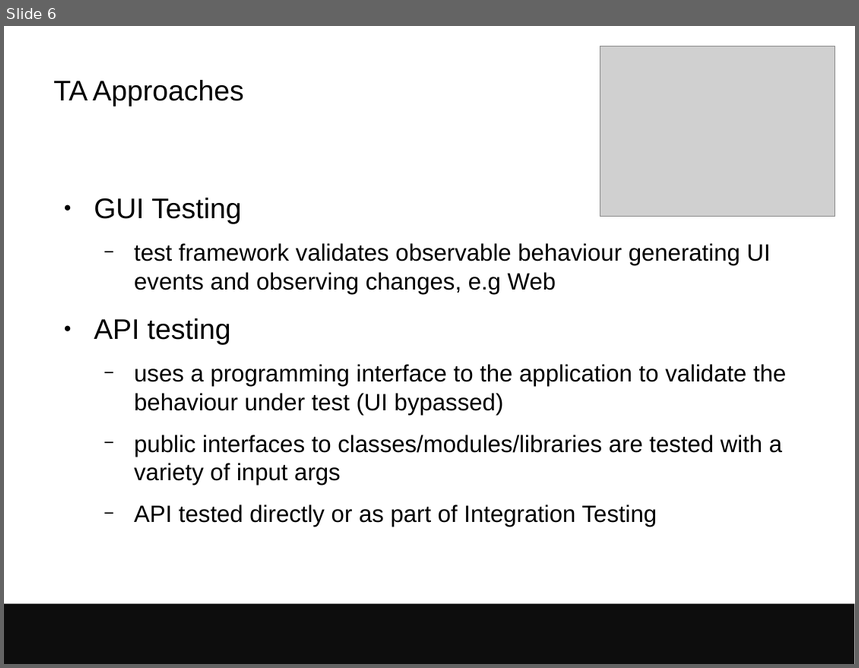
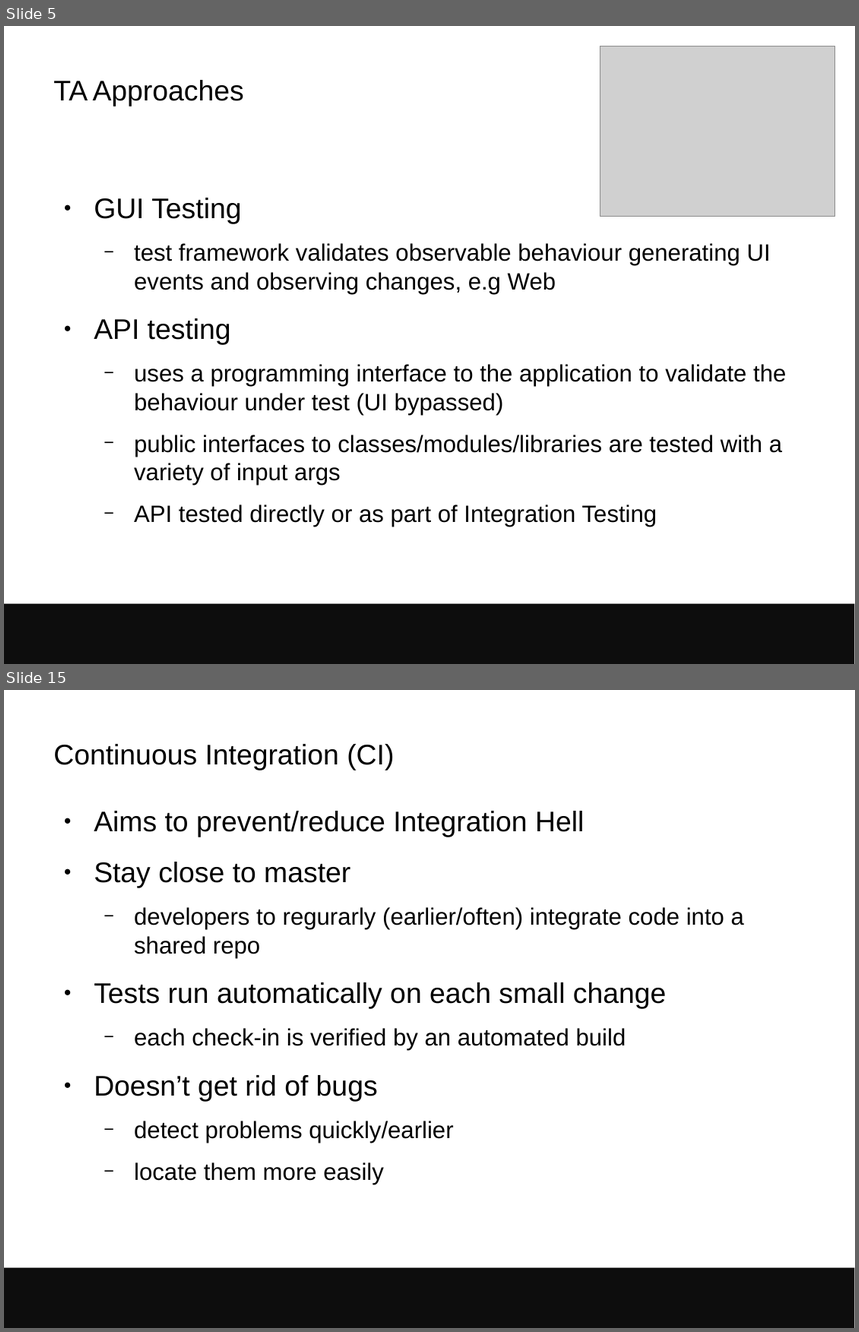
Before and after one commit to avullo/presentations, a slide deck: 2017/data-review-12-17/talk.odp. Shown one above the other, each under a label of ours: slide 6 before the commit, slides 5 and 15 after it; the slides between them are not shown. The pictures are 859x668 and 859x1332 pixels, drawn with LibreOffice and Linux fonts; fonts in the diff are those of the drawing; grey boxes stand for pictures; background and template pictures are left out. Boxes give left, top, right and bottom in pixels: in the first picture for what was removed or moved away, otherwise in the second. Text is boxed around its words. In the diff, an @@ line names an element or a change of style, - is before the commit and + after.

```diff
--- a/2017/data-review-12-17/talk.odp
+++ b/2017/data-review-12-17/talk.odp
@@ slide 15 added at (4, 690, 855, 1328), background #FFFFFF; not listed: 1 template element that a slide beside it also shows @@
@@ title added at (53, 744, 394, 771), 24 pt, text #000000 @@
+Continuous Integration (CI)
@@ text added at (94, 811, 744, 1186), 20 pt, text #000000 @@
+● Aims to prevent/reduce Integration Hell
+● Stay close to master
+  − developers to regurarly (earlier/often) integrate code into a shared repo
+● Tests run automatically on each small change
+  − each check-in is verified by an automated build
+● Doesn’t get rid of bugs
+  − detect problems quickly/earlier
+  − locate them more easily
@@ what was slide 6 is now slide 5 @@
```
Also in this commit, not shown: 1 slide changed, 15 other slides added, 1 slide removed, 9 other files.
